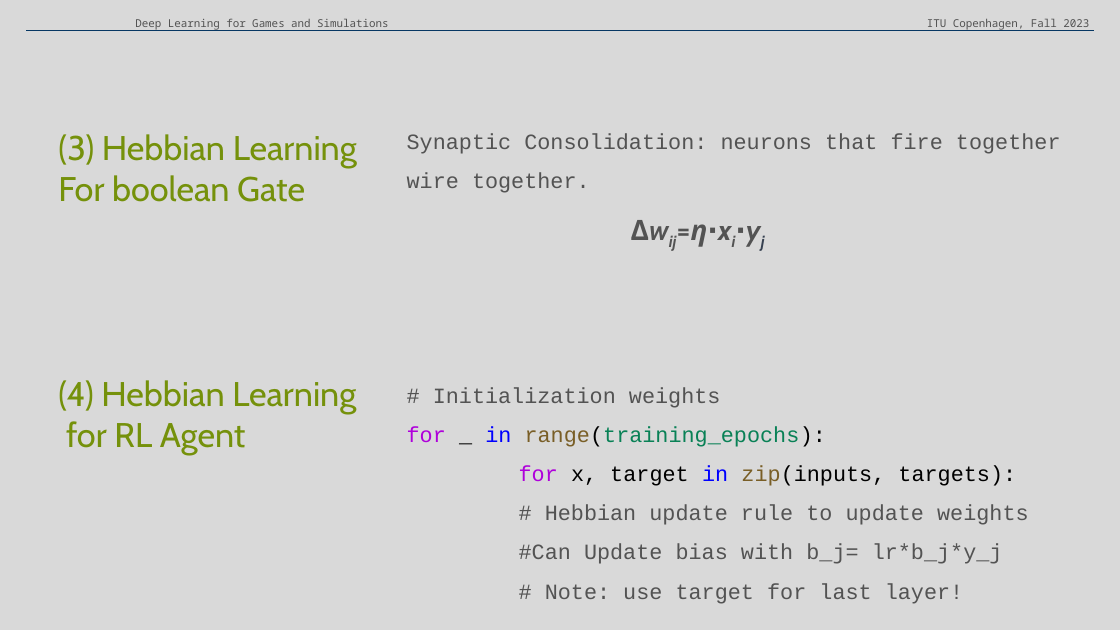
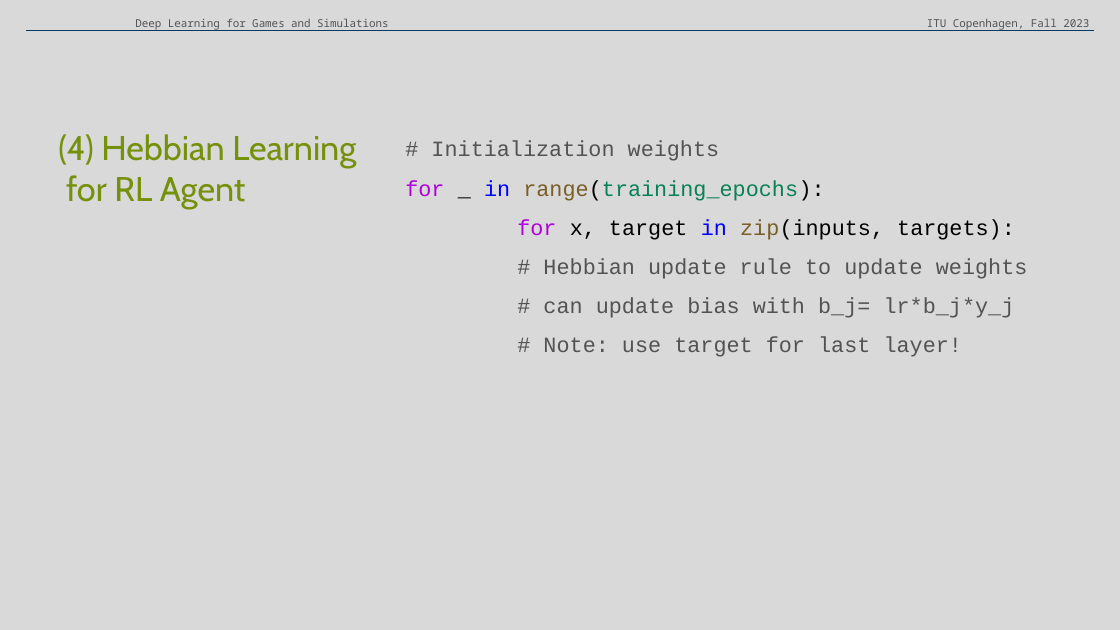
Before and after one commit to claireaoi/dlgs, a slide deck: slide 36 of dlgs.pptx (slide 34 before the commit). Drawn at 1120x630 pixels with LibreOffice and Linux fonts; fonts in the diff are those of the drawing. Boxes give left, top, right and bottom in pixels: in the first picture for what was removed or moved away, otherwise in the second. Text is boxed around its words. In the diff, an @@ line names an element or a change of style, - is before the commit and + after.

```diff
--- a/dlgs.pptx
+++ b/dlgs.pptx
@@ text "# Initialization weights": place and size @@
-text "# Initialization weights" at box(407, 134, 1061, 604)
+text "# Initialization weights" at box(405, 141, 1028, 357)
@@ text at box(58, 134, 357, 202): paragraphs removed @@
-(3) Hebbian Learning
-For boolean Gate
@@ text at box(407, 134, 1061, 246): paragraph removed @@
-Synaptic Consolidation: neurons that fire together wire together.
-Δwij=η⋅xi⋅yj
@@ text at box(543, 298, 1015, 318): text changed @@
-#Can Update bias with b_j= lr*b_j*y_j
+# can update bias with b_j= lr*b_j*y_j
```
Also in this commit, not shown: 1 other slide changed, 2 slides added, 1 other file.
